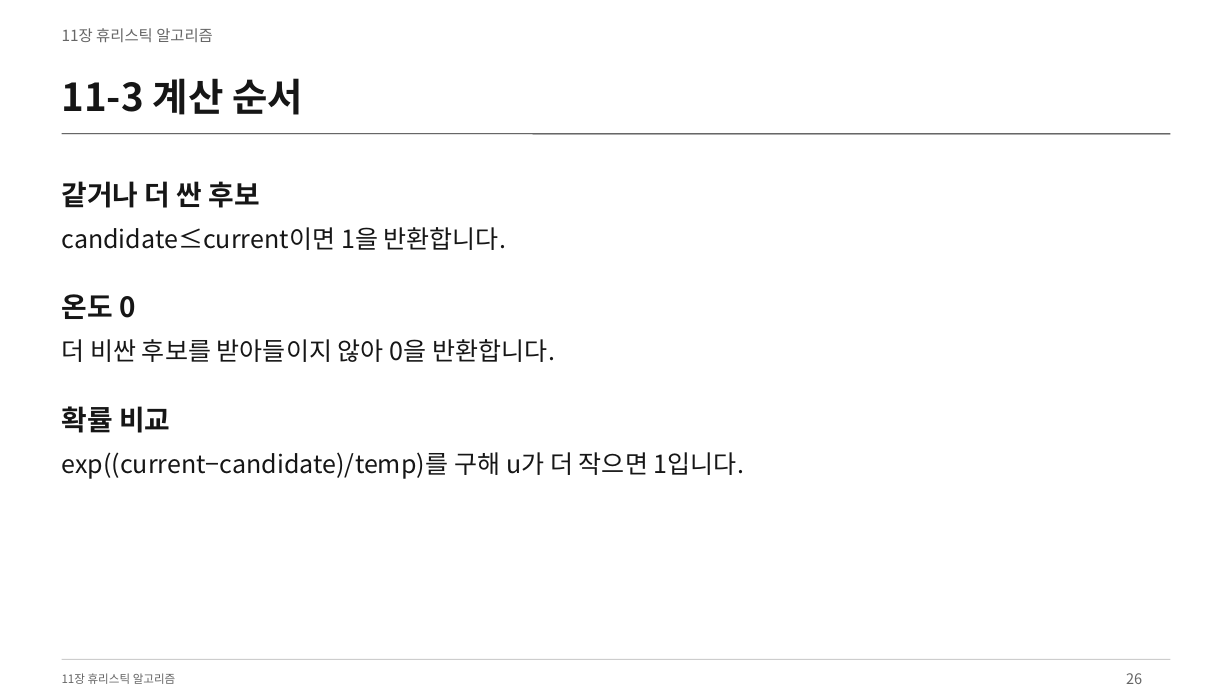
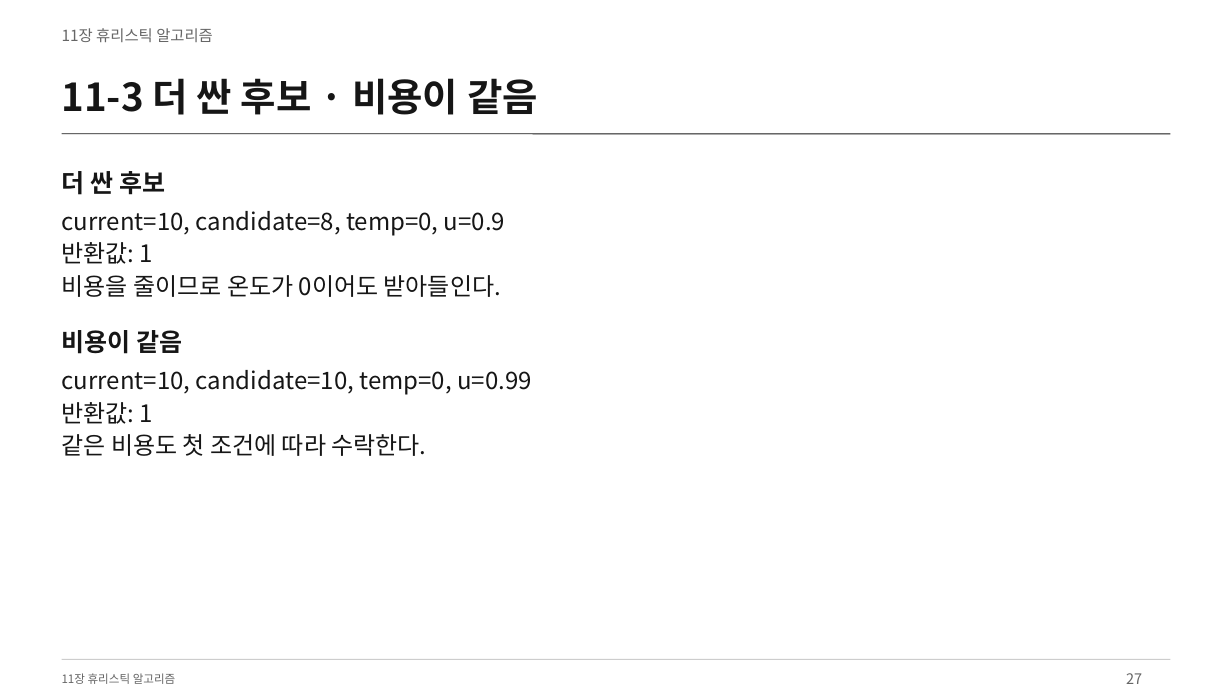
Before and after one commit to Sangdon-Park/Sangdon-Park.github.io, a slide deck: slide 27 of data/알고리즘/11장_휴리스틱_알고리즘.pptx (slide 26 before the commit). Drawn at 1232x693 pixels with LibreOffice and Linux fonts; fonts in the diff are those of the drawing. Boxes give left, top, right and bottom in pixels: in the first picture for what was removed or moved away, otherwise in the second. Text is boxed around its words. In the diff, an @@ line names an element or a change of style, - is before the commit and + after.

```diff
--- a/data/알고리즘/11장_휴리스틱_알고리즘.pptx
+++ b/data/알고리즘/11장_휴리스틱_알고리즘.pptx
@@ text at (x1=62, y1=78, x2=538, y2=115): text changed @@
-11-3 계산 순서
+11-3 더 싼 후보 · 비용이 같음
@@ text at (x1=62, y1=171, x2=165, y2=195): text changed; size 21.8 to 19.5 pt @@
-같거나 더 싼 후보
+더 싼 후보
@@ text removed at (x1=62, y1=227, x2=507, y2=250) @@
-candidate≤current이면 1을 반환합니다.
@@ text added at (x1=62, y1=211, x2=505, y2=297), 18.8 pt, text #161616 @@
+current=10, candidate=8, temp=0, u=0.9
+반환값: 1
+비용을 줄이므로 온도가 0이어도 받아들인다.
@@ text removed at (x1=62, y1=294, x2=135, y2=319) @@
-온도 0
@@ text removed at (x1=62, y1=339, x2=555, y2=362) @@
-더 비싼 후보를 받아들이지 않아 0을 반환합니다.
@@ text added at (x1=62, y1=330, x2=182, y2=354), 19.5 pt, text #161616, bold @@
+비용이 같음
@@ text added at (x1=62, y1=370, x2=532, y2=456), 18.8 pt, text #161616 @@
+current=10, candidate=10, temp=0, u=0.99
+반환값: 1
+같은 비용도 첫 조건에 따라 수락한다.
@@ text removed at (x1=62, y1=406, x2=170, y2=433) @@
-확률 비교
@@ text removed at (x1=62, y1=452, x2=744, y2=479) @@
-exp((current−candidate)/temp)를 구해 u가 더 작으면 1입니다.
@@ text at (x1=1126, y1=673, x2=1142, y2=684): text changed @@
-26
+27
```
Also in this commit, not shown: 38 other slides changed, 11 slides added, 4 slides removed, 18 other files.
